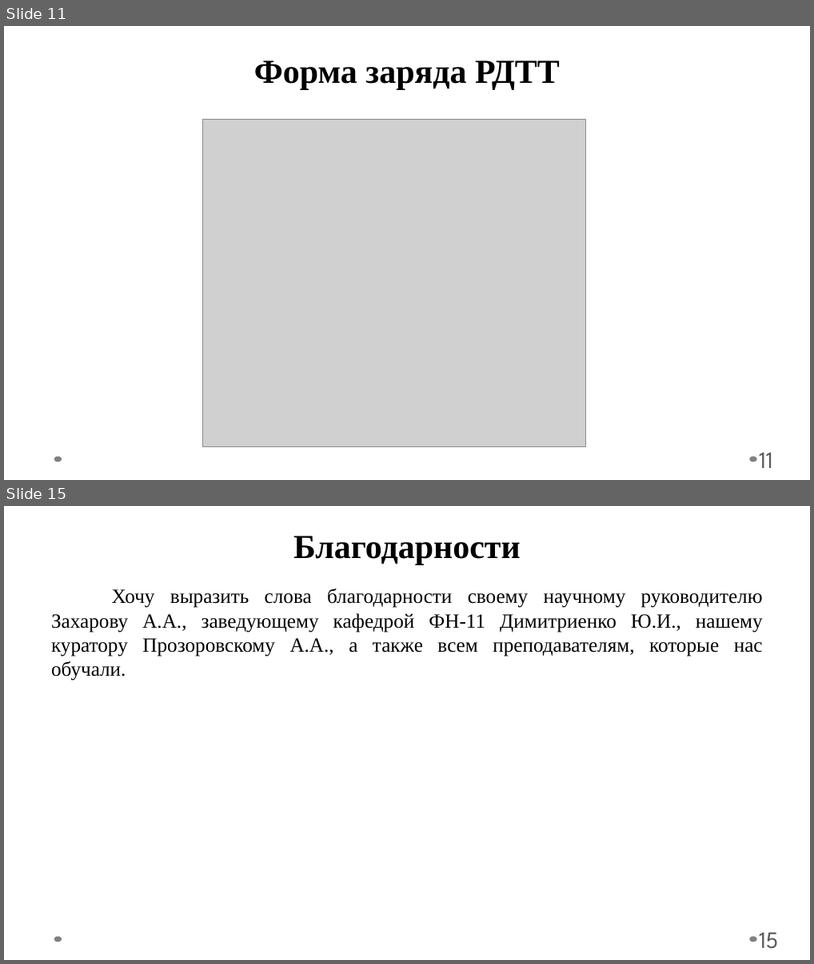
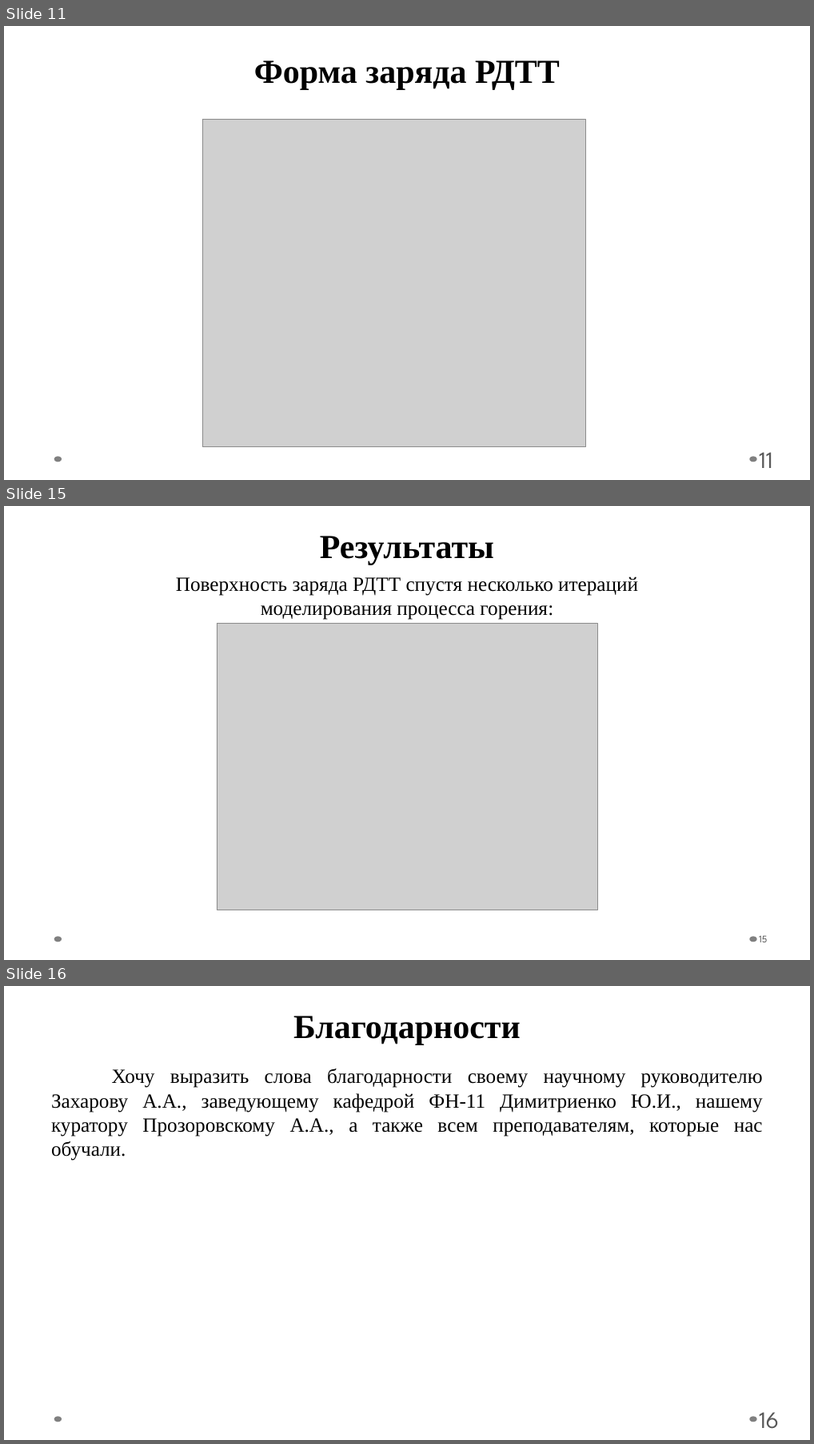
Before and after one commit to dmitry-glushkov/diploma, a slide deck: Text/Презентация_предзащита.pptx. Shown one above the other, each under a label of ours: slides 11 and 15 before the commit, slides 11, 15 and 16 after it; the slides between them are not shown. The pictures are 814x964 and 814x1444 pixels, drawn with LibreOffice and Linux fonts; fonts in the diff are those of the drawing; grey boxes stand for pictures. Boxes give left, top, right and bottom in pixels: in the first picture for what was removed or moved away, otherwise in the second. Text is boxed around its words. In the diff, an @@ line names an element or a change of style, - is before the commit and + after.

```diff
--- a/Text/Презентация_предзащита.pptx
+++ b/Text/Презентация_предзащита.pptx
@@ slide 15 added at (4,506,810,960), background #FFFFFF; not listed: 2 template elements that a slide beside it also shows @@
@@ title added at (320,536,494,564), 40 pt, text #000000, bold @@
+Результаты
@@ text added at (176,576,638,620), 24 pt, text #000000 @@
+Поверхность заряда РДТТ спустя несколько итераций моделирования процесса горения:
@@ picture added at (217,623,598,909) @@
@@ page number added at (759,935,767,942), 12 pt, text #595959 @@
+15
@@ what was slide 15 is now slide 16 @@
@@ page number at (759,1412,779,1428): text changed @@
-15
+16
```
Also in this commit, not shown: 3 slides changed, 12 other files.
